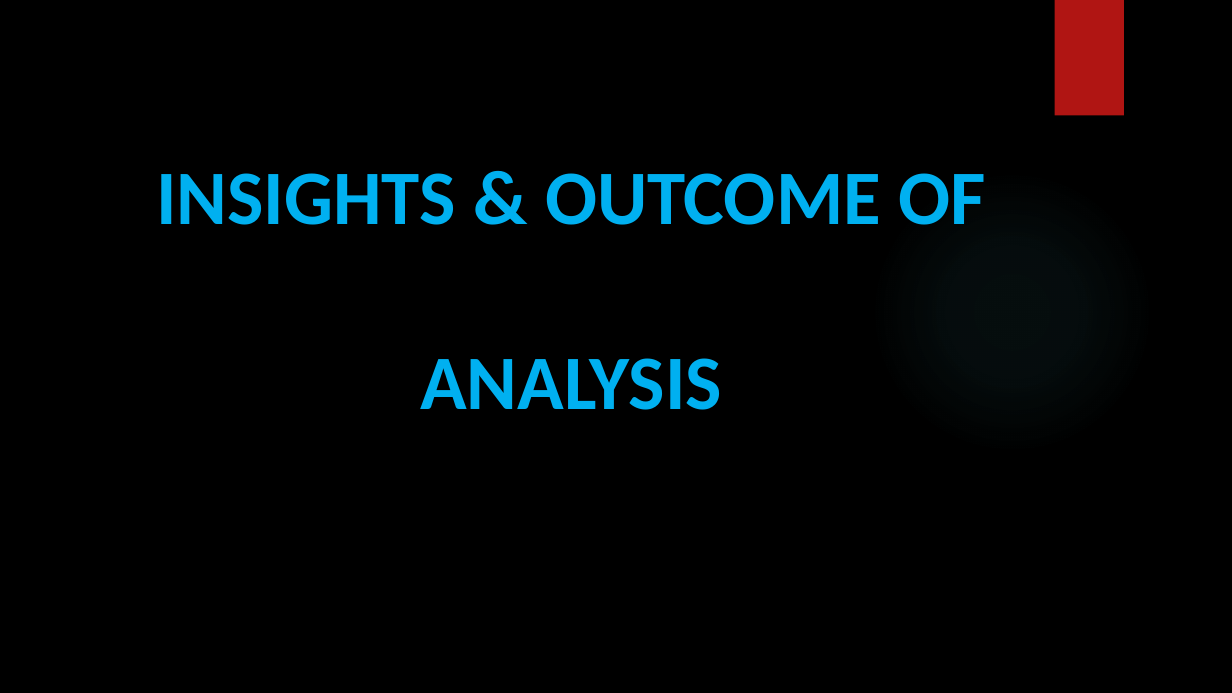
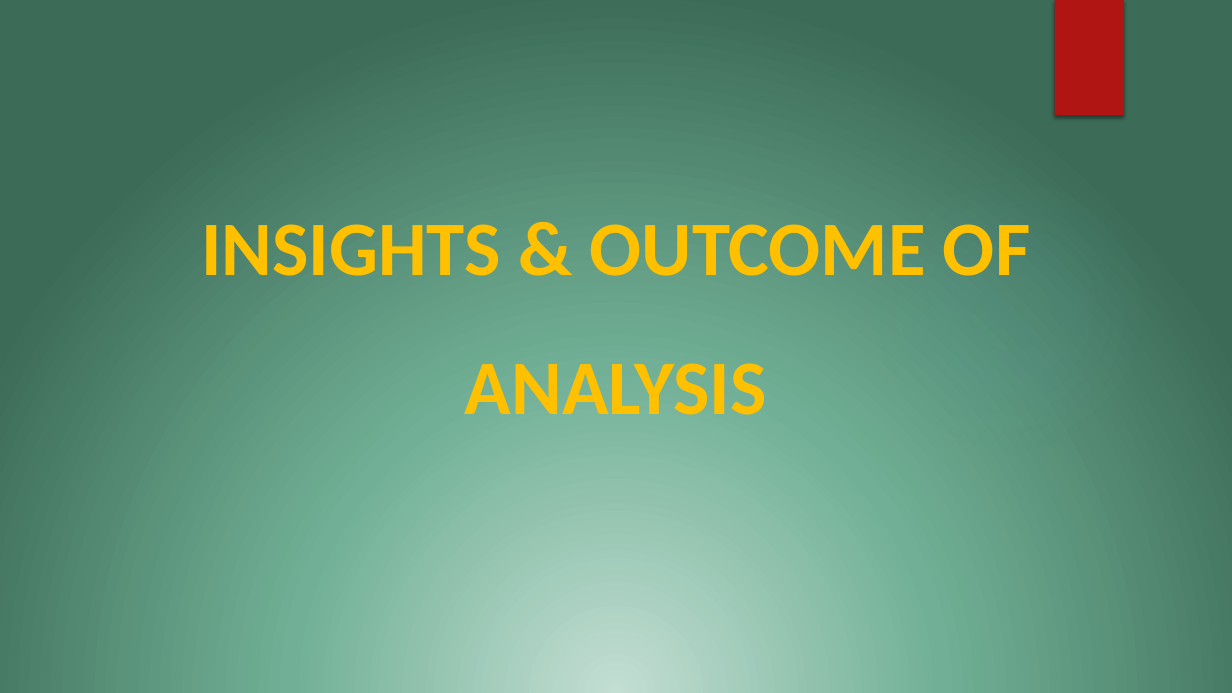
Before and after one commit to govardhansingu/Amazon-Sales-Analysis, a slide deck: slide 16 of SQL_CapStone_Project_Presentation_S8244.pptx (slide 15 before the commit). Drawn at 1232x693 pixels with LibreOffice and Linux fonts; fonts in the diff are those of the drawing; background and template pictures are left out. Boxes give left, top, right and bottom in pixels: in the first picture for what was removed or moved away, otherwise in the second. Text is boxed around its words. In the diff, an @@ line names an element or a change of style, - is before the commit and + after.

```diff
--- a/SQL_CapStone_Project_Presentation_S8244.pptx
+++ b/SQL_CapStone_Project_Presentation_S8244.pptx
@@ background picture (left out) to gradient #C3DED3 to #71B096 to #3C6B57 @@
@@ title "INSIGHTS & OUTCOME OF ANALYSIS": place and size @@
-title "INSIGHTS & OUTCOME OF ANALYSIS" at [156,173,985,410]
+title "INSIGHTS & OUTCOME OF ANALYSIS" at [201,224,1030,415]
@@ title "INSIGHTS & OUTCOME OF ANALYSIS" at [201,224,1030,415]: text colour #00B0F0 to #FFC000; line spacing 2 to 1.5 @@
```
Also in this commit, not shown: 19 other slides changed, 1 slide added.
